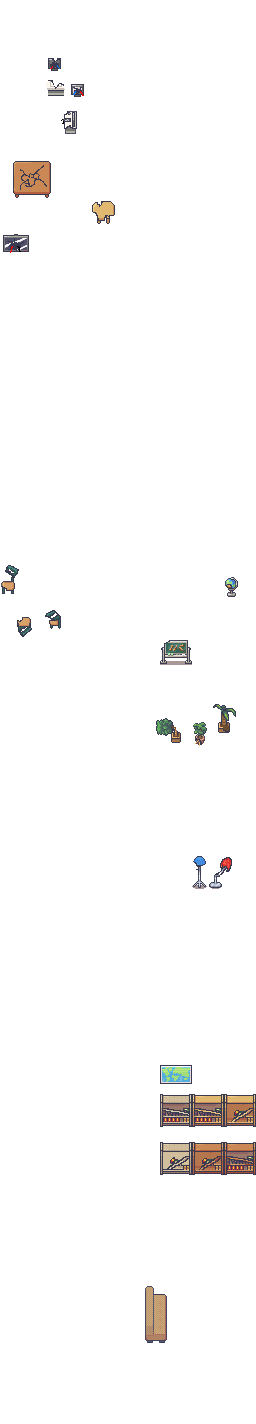
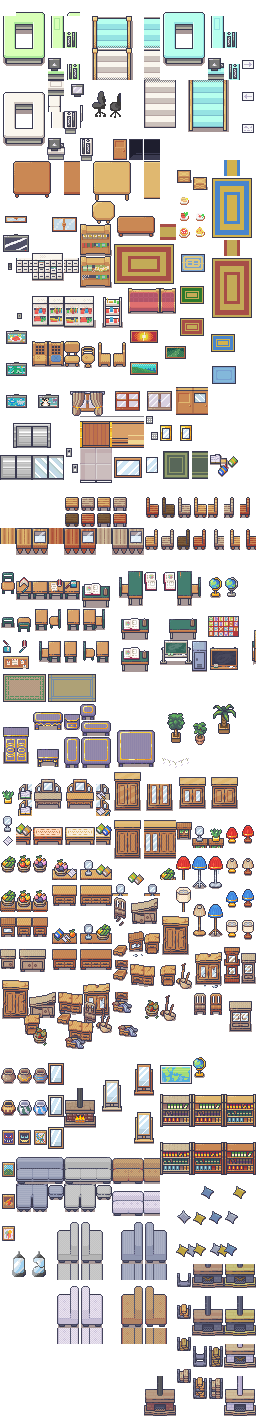
The second 256x1424 image is a revision of the first. Changes to its layers:
hid "Layer 21", painted on it over <box>1,58,256,1343</box>
showed "Layer 1" over <box>0,12,256,1416</box>
